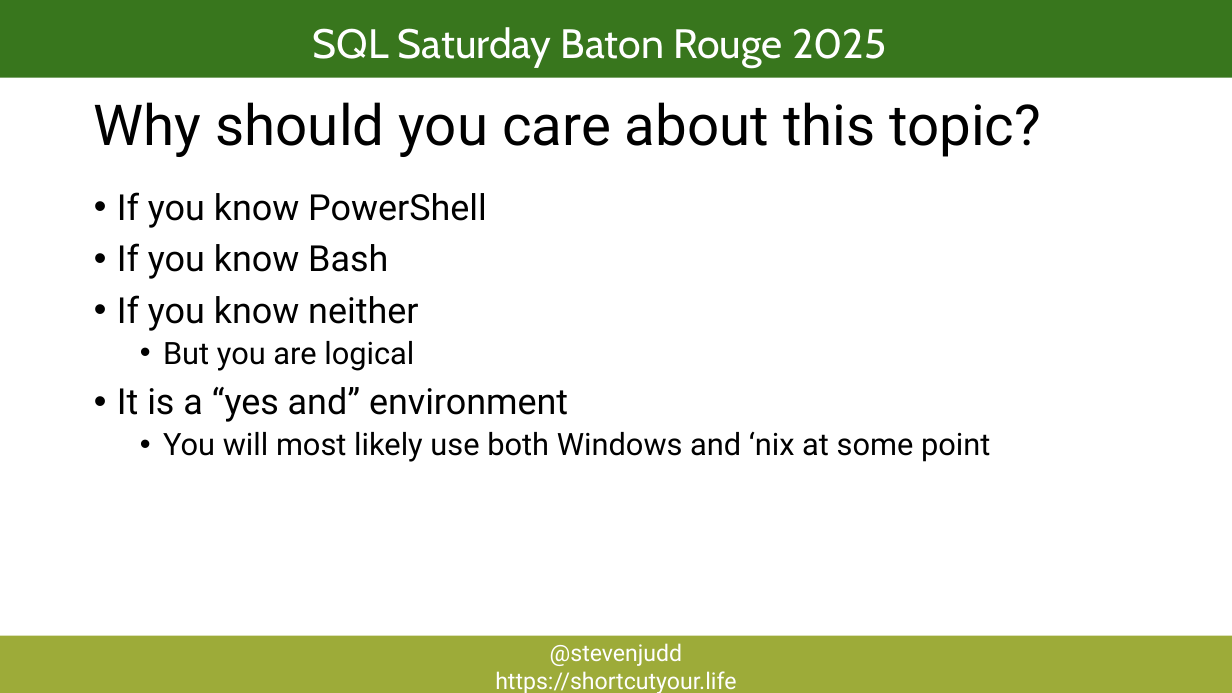
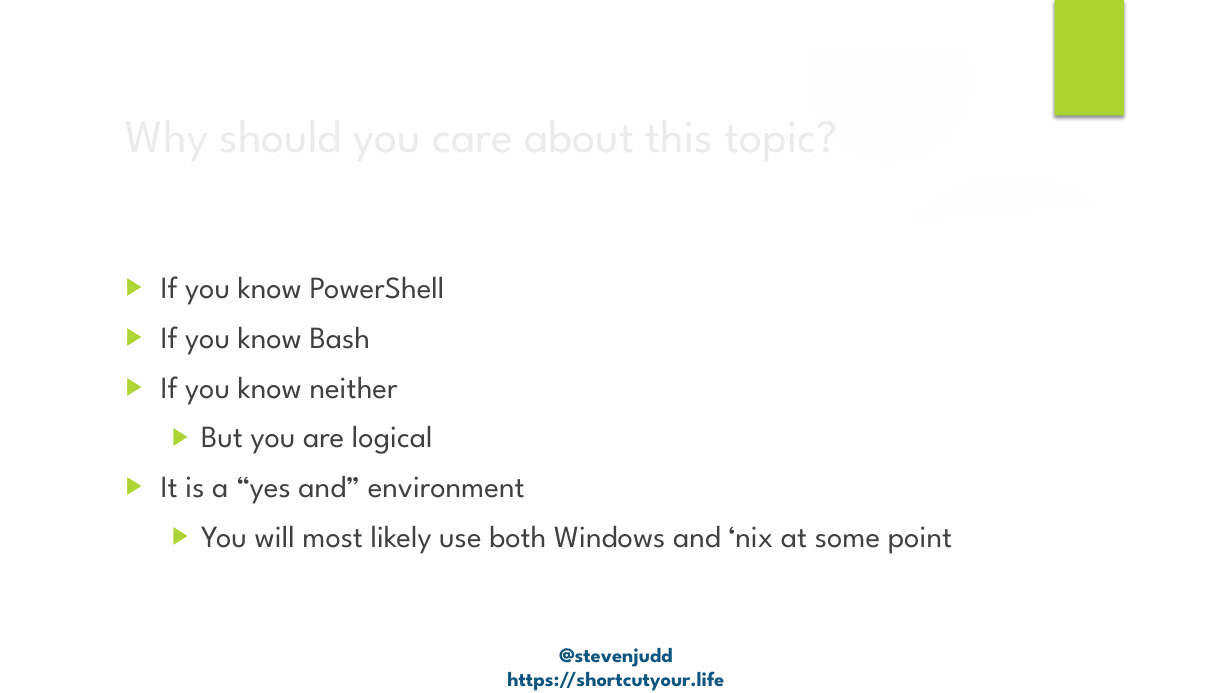
Before and after one commit to stevenjudd/DontBashPowerShell, a slide deck: slide 2 of Dont Bash PowerShell.pptx (slide 3 before the commit). Drawn at 1232x693 pixels with LibreOffice and Linux fonts; fonts in the diff are those of the drawing; background and template pictures are left out. Boxes give left, top, right and bottom in pixels: in the first picture for what was removed or moved away, otherwise in the second. Text is boxed around its words. In the diff, an @@ line names an element or a change of style, - is before the commit and + after.

Commit message:
added gitignore rearranged demos fixed demo path updated slides

```diff
--- a/Dont Bash PowerShell.pptx
+++ b/Dont Bash PowerShell.pptx
@@ rectangle removed at (0,0,1232,78) @@
@@ group added at (0,0,1232,693): 5 ellipses, 3 freeform shapes @@
@@ text removed at (313,27,887,67) @@
-SQL Saturday Baton Rouge 2025
@@ rectangle added at (1055,0,1124,116), fill #ACD433 @@
@@ title "Why should you care about ...": place and size @@
-title "Why should you care about ..." at (94,102,1041,157)
+title "Why should you care about ..." at (116,98,1002,169)
@@ title "Why should you care about ..." at (116,98,1002,169): size 44 to 36 pt, font Roboto to League Spartan, text colour #000000 to #EBEBEB; line spacing 0.9 to 1; vertical alignment top to middle @@
@@ text "If you know PowerShell": place and size @@
-text "If you know PowerShell" at (117,192,990,462)
+text "If you know PowerShell" at (161,276,952,554)
@@ text "If you know PowerShell" at (161,276,952,554): size 28 to 24 pt in "If you know PowerShell", "If you know Bash", "If you know neither", "It is a “yes and” environment"; font Roboto to League Spartan, text colour #000000 to #404040; bullet • to ▶; line spacing 0.9 to 1; more space between paragraphs @@
@@ text "@stevenjudd": place and size @@
-text "@stevenjudd" at (0,636,1232,693)
+text "@stevenjudd" at (507,648,724,691)
@@ text "@stevenjudd" at (507,648,724,691): size 18 to 16 pt, font Roboto to League Spartan, text colour #FFFFFF to #0E5580, bold on; fill #9DAB39 to none @@
```
Also in this commit, not shown: 14 other slides changed, 2 slides removed, 2 other files.
